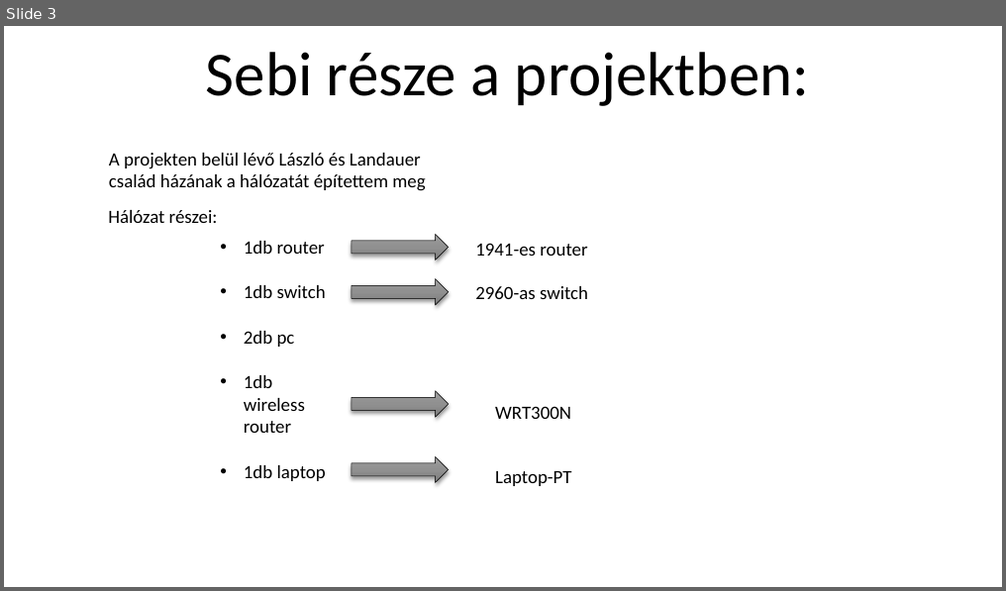
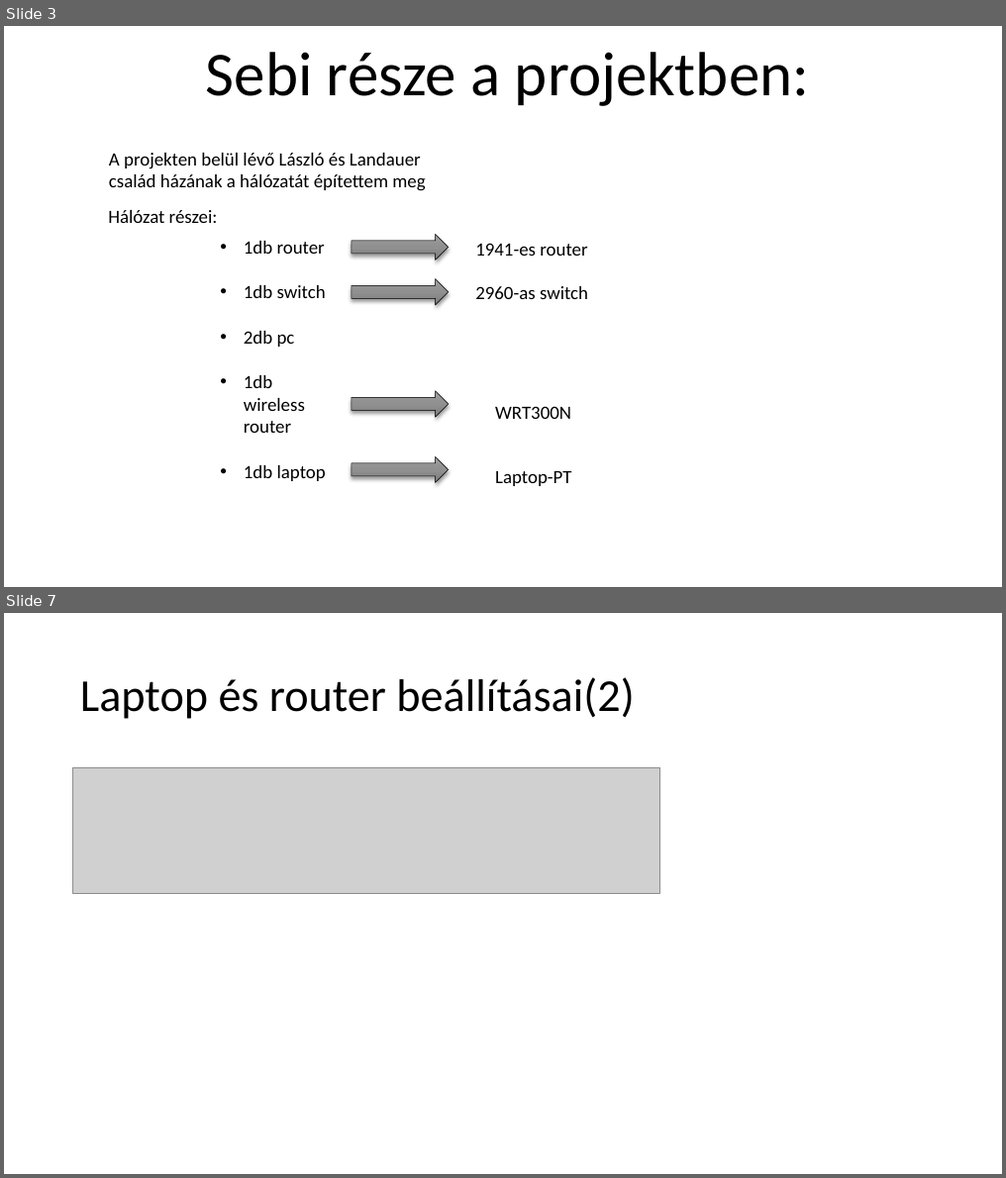
Before and after one commit to Sebi-sigma/Halozat-projekt, a slide deck: halozat ppt.pptx. Shown one above the other, each under a label of ours: slide 3 before the commit, slides 3 and 7 after it; the slides between them are not shown. The pictures are 1006x591 and 1006x1178 pixels, drawn with LibreOffice and Linux fonts; fonts in the diff are those of the drawing; grey boxes stand for pictures. Boxes give left, top, right and bottom in pixels: in the first picture for what was removed or moved away, otherwise in the second. Text is boxed around its words. In the diff, an @@ line names an element or a change of style, - is before the commit and + after.

```diff
--- a/halozat ppt.pptx
+++ b/halozat ppt.pptx
@@ slide 7 added at [4,613,1002,1174], background #FFFFFF @@
@@ title added at [80,677,634,719], 44 pt, text #000000 @@
+Laptop és router beállításai(2)
@@ picture added at [73,768,660,894] @@
```
Also in this commit, not shown: 1 slide changed, 2 other slides added.
